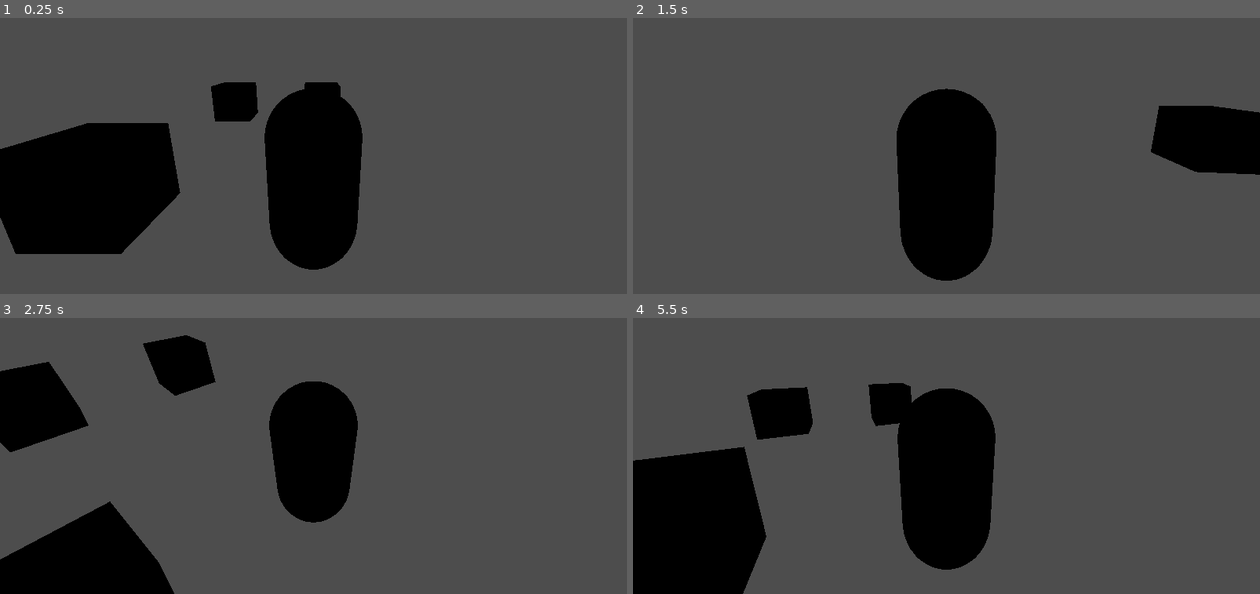
Above: before the commit, frames 1-4 (two rows, left to right).
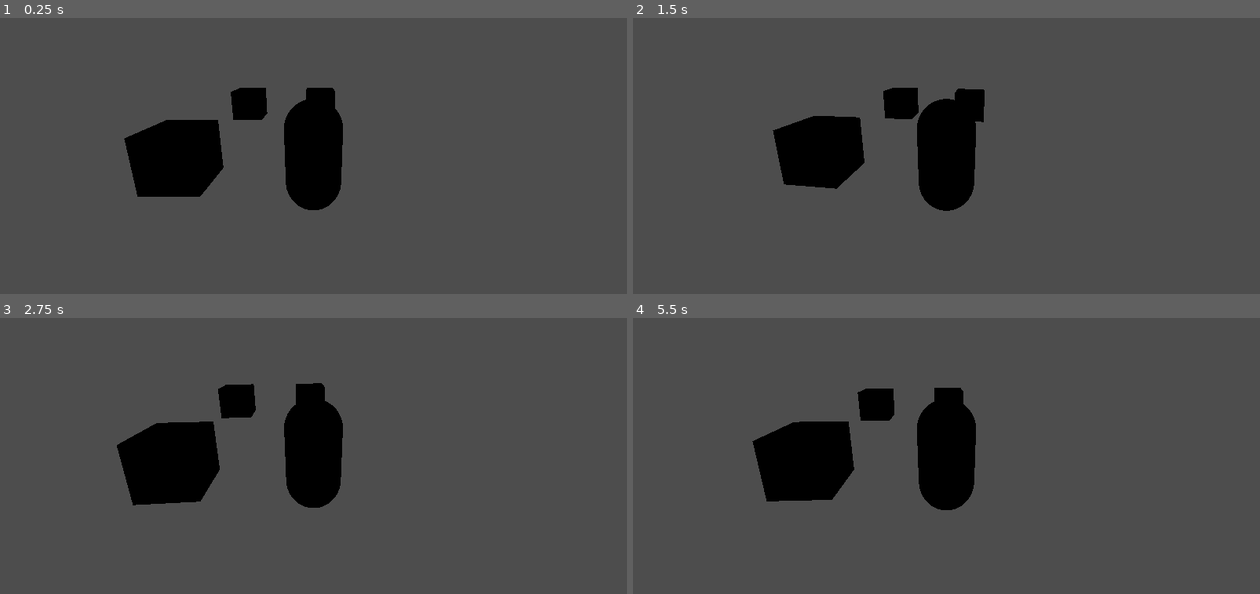
Above: after the commit, the same moments.

Repository: AidanNC/ProjectBeanstalk
Game: Godot game, scene res://Scenes/main.tscn
Two runs of this game, one before a commit and one after it. Both use one fixed random seed, a clock stepped at 60 frames per second and the inputs below.
Inputs (mouse positions are in pixels of both pictures, inside the frame that each line leads up to):
- Up to frame 1 (0.25 s): no input
- Up to frame 2 (1.5 s): tap Enter at 0.5 s; move the mouse to (977, 117) at 0.52 s; hold W (move_forward) from 0.53 s (still down); tap Space at 1.25 s; move the mouse to (915, 120) at 1.27 s
- Up to frame 3 (2.75 s): keep holding W (move_forward); move the mouse to (326, 411) at 2.02 s
- Up to frame 4 (5.5 s): keep holding W (move_forward); move the mouse to (940, 422) at 2.77 s; move the mouse to (990, 422) at 3.52 s; tap Enter at 4.25 s; move the mouse to (896, 414) at 4.27 s; move the mouse to (952, 417) at 5.02 s

The runs differ from the first frame. In frame 1, 18% of the frame differs, in the area x 0-58%, y 23-92%; in frame 2, 13%; in frame 3, 18%; in frame 4, 21%, in the area x 0-58%, y 23-100%.
Error before the commit: Invalid access to property or key 'global_transform' on a base object of type 'null instance'. (res://scripts/character_body_3d.gd:26)
Error after the commit: Invalid access to property or key 'global_transform' on a base object of type 'Nil'. (res://scripts/character_body_3d.gd:26)

Commit message:
add: changes to camera controller

Diff:
--- a/projectbeanstalk/Scenes/player.tscn
+++ b/projectbeanstalk/Scenes/player.tscn
@@ -9,9 +9,8 @@
 
 [node name="Player" type="Node3D"]
 
-[node name="CharacterBody3D" type="CharacterBody3D" parent="." node_paths=PackedStringArray("camera")]
+[node name="CharacterBody3D" type="CharacterBody3D" parent="."]
 script = ExtResource("1_v0iea")
-camera = NodePath("")
 
 [node name="CollisionShape3D" type="CollisionShape3D" parent="CharacterBody3D"]
 shape = SubResource("CapsuleShape3D_f60y1")
@@ -28,4 +27,4 @@
 transform = Transform3D(1, 0, 0, 0, 1, 0, 0, 0, 1, 0, 1.31296, 0)
 
 [node name="Camera" type="Camera3D" parent="CharacterBody3D/Camroot/h/v"]
-transform = Transform3D(1, 0, 0, 0, 0.965231, 0.261397, 0, -0.261397, 0.965231, 0, 0, 2.26335)
+transform = Transform3D(1, 0, 0, 0, 0.965231, 0.261397, 0, -0.261397, 0.965231, 0, 0.377537, 3.72565)
--- a/projectbeanstalk/scripts/camroot.gd
+++ b/projectbeanstalk/scripts/camroot.gd
@@ -1,18 +1,25 @@
 extends Node3D
 
-var camrotH: float = 0.0
-var camrotV: float = 0.0
-
+var camrot_h: float = 0.0
+var camrot_v: float = 0.0
+var cam_v_min = -55
+var cam_v_max = 75
+var h_sensitivity = 0.1
+var v_sensitivity = 0.1
+var h_accel = 10.0
+var v_accel = 10.0
 func _ready() -> void:
 	Input.set_mouse_mode(Input.MOUSE_MODE_CAPTURED)
 	#$h/v/Camera.add_exception(get_parent())
 
 func _input(event: InputEvent) -> void:
 	if event is InputEventMouseMotion:
-		camrotH += -event.relative.x
-		camrotV += event.relative.y
+		camrot_h += -event.relative.x * h_sensitivity
+		camrot_v += event.relative.y * v_sensitivity
 
-func _physics_process(_delta: float) -> void:
+func _physics_process(delta: float) -> void:
 
-	$h/v.rotation_degrees.x = camrotV
-	$h.rotation_degrees.y = camrotH
+	camrot_v = clamp(camrot_v, cam_v_min, cam_v_max)
+
+	$h.rotation_degrees.y = lerp($h.rotation_degrees.y, camrot_h, delta * h_accel)
+	$h/v.rotation_degrees.x = lerp($h/v.rotation_degrees.x, camrot_v, delta * v_accel)
